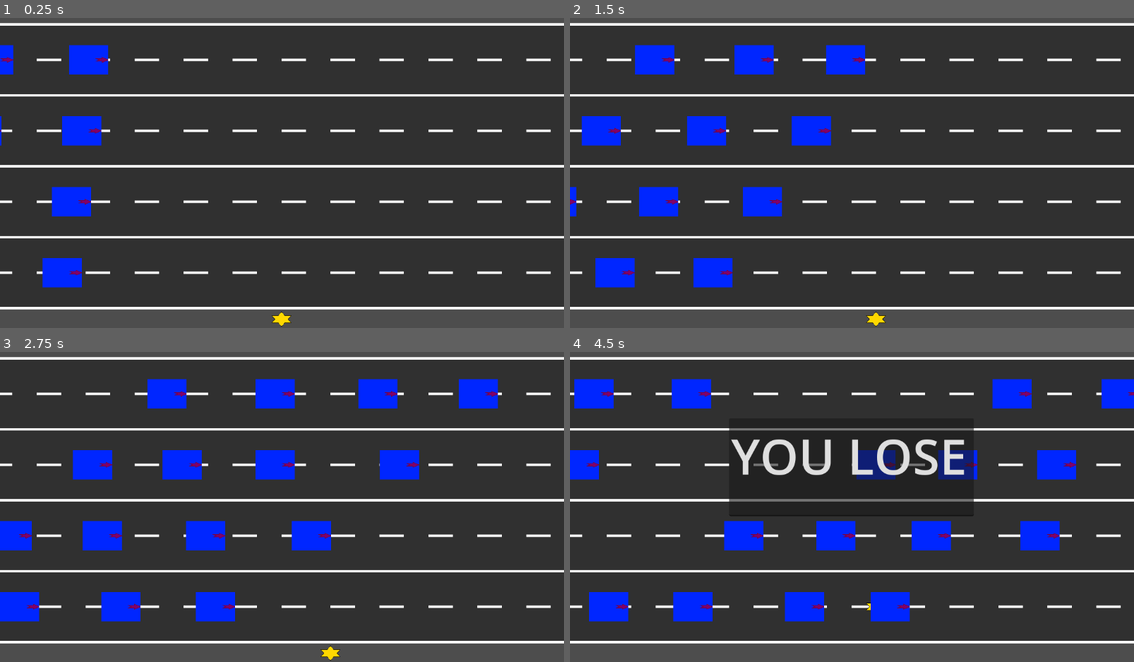
Above: before the commit, frames 1-4 (two rows, left to right).
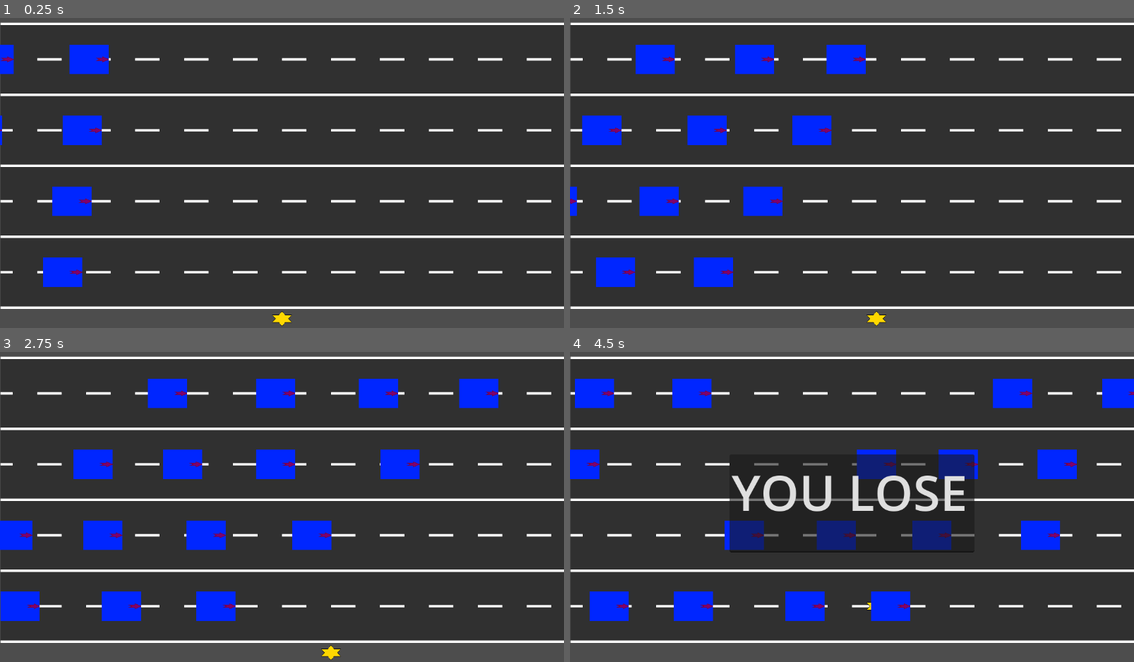
Above: after the commit, the same moments.

Repository: aduImperfect/Frogger
Game: Godot game, scene res://TSCN/frogger.tscn
The game is run twice, just before and just after one commit, with the same random seed, the same clock (stepped at 60 frames per second) and the same inputs.
Inputs:
- Up to frame 1 (0.25 s): no input
- Up to frame 2 (1.5 s): hold Right (ui_right) 0.53-1.28 s; hold Down (ui_down) from 1.28 s (still down)
- Up to frame 3 (2.75 s): release Down (ui_down) at 2.03 s; hold Right (ui_right) from 2.03 s (still down)
- Up to frame 4 (4.5 s): release Right (ui_right) at 2.78 s; hold Up (ui_up) 2.78-3.53 s; hold Left (ui_left) from 3.53 s (still down)

The runs differ from the first frame. In frame 1, 5.0% of the frame differs, in the area x 0-100%, y 1-100%; in frame 2, 5.3%; in frame 3, 5.6%; in frame 4, 11%, in the area x 0-100%, y 1-95%.

Commit message:
- Added in wood and water for the upper section. - Added in camera switching. - Updated the goal post to only trigger win condition on reaching past the water body. - Updated movement logic to function properly based on which yDepth the frog is at.

Diff:
--- a/frogger/TSCN/frogger.tscn
+++ b/frogger/TSCN/frogger.tscn
@@ -5,6 +5,7 @@
 [ext_resource type="Script" uid="uid://dfq0yffol6gaa" path="res://TSCN/player_movement.gd" id="3_vf3iu"]
 [ext_resource type="Script" uid="uid://cre4imeclc0mm" path="res://TSCN/win_condition.gd" id="4_bwvmv"]
 [ext_resource type="Script" uid="uid://cdgdo21akr5ab" path="res://TSCN/collision_mgr.gd" id="5_l2b1c"]
+[ext_resource type="Script" uid="uid://01yig7ukasbi" path="res://TSCN/woods_movement.gd" id="6_cals2"]
 
 [node name="Frogger" type="Node2D" unique_id=1073444259]
 
@@ -15,37 +16,44 @@
 script = ExtResource("2_eoaxg")
 sceneGen = NodePath("../SceneGen")
 
-[node name="PlayerMovement" type="Node2D" parent="." unique_id=1354423347 node_paths=PackedStringArray("sceneGen")]
+[node name="PlayerMovement" type="Node2D" parent="." unique_id=1354423347 node_paths=PackedStringArray("sceneGen", "camera")]
 script = ExtResource("3_vf3iu")
 sceneGen = NodePath("../SceneGen")
+camera = NodePath("../Camera2D")
 
 [node name="WinCondition" type="Node2D" parent="." unique_id=2137496660 node_paths=PackedStringArray("playerMovementNode", "youWinText")]
 script = ExtResource("4_bwvmv")
 playerMovementNode = NodePath("../PlayerMovement")
-youWinText = NodePath("../YouWinText")
-
-[node name="YouWinText" type="TextEdit" parent="." unique_id=696388038]
-z_index = -10
-custom_minimum_size = Vector2(450, 200)
-offset_left = 350.0
-offset_top = 150.0
-offset_right = 800.0
-offset_bottom = 350.0
-theme_override_font_sizes/font_size = 100
-text = "YOU WIN"
+youWinText = NodePath("../Camera2D/YouWinText")
 
 [node name="CollisionMgr" type="Node2D" parent="." unique_id=960812978 node_paths=PackedStringArray("sceneGen", "playerMovement", "youLoseText")]
 script = ExtResource("5_l2b1c")
 sceneGen = NodePath("../SceneGen")
 playerMovement = NodePath("../PlayerMovement")
-youLoseText = NodePath("../YouLoseText")
+youLoseText = NodePath("../Camera2D/YouLoseText")
 
-[node name="YouLoseText" type="TextEdit" parent="." unique_id=1444486847]
+[node name="WoodsMovement" type="Node2D" parent="." unique_id=1244145818]
+script = ExtResource("6_cals2")
+
+[node name="Camera2D" type="Camera2D" parent="." unique_id=51661920]
+position = Vector2(575, 325)
+
+[node name="YouWinText" type="TextEdit" parent="Camera2D" unique_id=696388038]
+z_index = -10
+custom_minimum_size = Vector2(450, 200)
+offset_left = -225.0
+offset_top = -100.0
+offset_right = 225.0
+offset_bottom = 100.0
+theme_override_font_sizes/font_size = 100
+text = "YOU WIN"
+
+[node name="YouLoseText" type="TextEdit" parent="Camera2D" unique_id=1444486847]
 z_index = -10
 custom_minimum_size = Vector2(500, 200)
-offset_left = 325.0
-offset_top = 150.0
-offset_right = 825.0
-offset_bottom = 350.0
+offset_left = -250.0
+offset_top = -100.0
+offset_right = 250.0
+offset_bottom = 100.0
 theme_override_font_sizes/font_size = 100
 text = "YOU LOSE"
--- a/frogger/TSCN/player_movement.gd
+++ b/frogger/TSCN/player_movement.gd
@@ -1,6 +1,7 @@
 extends Node2D
 
 @export var sceneGen : Node2D
+@export var camera : Camera2D
 
 @export var frogVertSpeed : float = 0.0
 @export var frogSpeedVertAdditive : float = 0.0
@@ -13,6 +14,12 @@
 @export var xMoveLimit : int = 0
 @export var yMoveLimit : int = 0
 
+@export var yMoveCamUpSwitchLimit : int = 0
+@export var yMoveCamDownSwitchLimit : int = 0
+
+@export var yUpCamPosX : float = 0
+@export var yDownCamPosX : float = 0
+
 @export var gameWon : bool = false
 @export var gameLost : bool = false
 
@@ -24,10 +31,13 @@
 	xPath = 0
 	yLane = -1
 	xMoveLimit = 10
-	yMoveLimit = 4
+	yMoveLimit = 10
+	yMoveCamUpSwitchLimit = 5
+	yMoveCamDownSwitchLimit = 4
 	gameWon = false
 	gameLost = false
-
+	yUpCamPosX = -395.0
+	yDownCamPosX = 325.0
 
 # Called every frame. 'delta' is the elapsed time since the previous frame.
 func _process(_delta: float) -> void:
@@ -50,32 +60,46 @@
 
 func _move_character(_movementStr : String) -> void:
 	if _movementStr == "up":
-		if yLane >= 0 && yLane < (yMoveLimit - 1):
+#------------------------
+		if yLane == (yMoveCamUpSwitchLimit - 1):
+			camera.global_position.y = yUpCamPosX
+			print("Cam Up Switch")
+#------------------------
+		if (yLane >= 0) && (yLane < (yMoveCamUpSwitchLimit - 2)):
+			sceneGen.frogNode.position.y -= frogSpeedVertAdditive
+		elif (yLane > yMoveCamUpSwitchLimit) && (yLane < yMoveLimit - 1):
 			sceneGen.frogNode.position.y -= frogSpeedVertAdditive
 		elif yLane == yMoveLimit:
-			print(sceneGen.frogNode.position)
 			return
 		sceneGen.frogNode.position.y -= frogVertSpeed
 		yLane += 1
 	elif _movementStr == "down":
+#------------------------
+		if yLane == (yMoveCamDownSwitchLimit + 1):
+			camera.global_position.y = yDownCamPosX
+			print("Cam Down Switch")
+#------------------------
 		if yLane == -1:
-			print(sceneGen.frogNode.position)
 			return
-		elif yLane > 0 && yLane <= 3:
+		elif (yLane > 0) && (yLane <= (yMoveCamDownSwitchLimit - 1)):
+			sceneGen.frogNode.position.y += frogSpeedVertAdditive
+		elif (yLane > yMoveCamDownSwitchLimit + 2) && (yLane < yMoveLimit):
 			sceneGen.frogNode.position.y += frogSpeedVertAdditive
 		sceneGen.frogNode.position.y += frogVertSpeed
 		yLane -= 1
+#------------------------
 	elif _movementStr == "left":
 		if xPath == -xMoveLimit:
-			print(sceneGen.frogNode.position)
 			return
 		sceneGen.frogNode.position.x -= frogHorizSpeed
 		xPath -= 1
 	elif _movementStr == "right":
 		if xPath == xMoveLimit:
-			print(sceneGen.frogNode.position)
 			return
 		sceneGen.frogNode.position.x += frogHorizSpeed
 		xPath += 1
+#------------------------
 
+	print(xPath)
+	print(yLane)
 	print(sceneGen.frogNode.position)
--- a/frogger/TSCN/scene_gen.gd
+++ b/frogger/TSCN/scene_gen.gd
@@ -1,8 +1,10 @@
 extends Node2D
 
 const ROAD_SCENE = preload("res://TSCN/road.tscn")
+const WATER_SCENE = preload("res://TSCN/water.tscn")
 const FROG_SCENE = preload("res://TSCN/frog.tscn")
 const VEHICLE_SCENE = preload("res://TSCN/vehicle.tscn")
+const WOOD_SCENE = preload("res://TSCN/wood.tscn")
 
 @export var frogNode : Node2D
 @export var frogXVal : float = 0.0
@@ -10,6 +12,9 @@
 
 @export var vehiclesArr : Array[Node2D] = []
 @export var vehiclesNum : int = 0
+
+@export var woodsArr : Array[Node2D] = []
+@export var woodsNum : int = 0
 
 @export var infiniteXVal : float = 0.0
 @export var infiniteYVal : float = 0.0
@@ -20,8 +25,17 @@
 @export var xRoadCount : int = 0
 @export var yRoadCount : int = 0
 
+@export var xWoodsCount : int = 0
+@export var yWoodsCount : int = 0
+
+@export var xWaterCount : int = 0
+@export var yWaterCount : int = 0
+
 @export var xBeginVal : float = 0.0
 @export var yBeginVal : float = 0.0
+
+@export var yUpperBeginVal : float = 0.0
+
 @export var xOffset : float = 0.0
 @export var yOffset : float = 0.0
 
@@ -30,20 +44,34 @@
 func _ready() -> void:
 	frogXVal = 575.0
 	frogYVal = 630.0
-	vehiclesNum = 24
+
+	vehiclesNum = 16
+	woodsNum = 16
+
 	infiniteXVal = -9999.0
 	infiniteYVal = -9999.0
+
 	xRoadCount = 6
 	yRoadCount = 4
+
 	xVehiclesCount = 4
 	yVehiclesCount = 4
+
+	xWaterCount = 6
+	yWaterCount = 4
+
+	xWoodsCount = 4
+	yWoodsCount = 4
 	xBeginVal = 100.0
 	yBeginVal = 100.0
+	yUpperBeginVal = -620.0
 	xOffset = 200.0
 	yOffset = 145.0
 	_spawn_frog()
 	_spawn_roads()
 	_spawn_vehicles()
+	_spawn_waters()
+	_spawn_woods()
 
 # Called every frame. 'delta' is the elapsed time since the previous frame.
 func _process(_delta: float) -> void:
@@ -71,6 +99,24 @@
 	for k in vehiclesNum:
 		vehicle_instance = VEHICLE_SCENE.instantiate()
 		vehicle_instance.global_position.x = infiniteXVal
-		vehicle_instance.global_position.y = infiniteXVal
+		vehicle_instance.global_position.y = infiniteYVal
 		add_child(vehicle_instance)
 		vehiclesArr.append(vehicle_instance)
+
+func _spawn_waters() -> void:
+	var water_instance
+	for j in yWaterCount:
+		for k in xWaterCount:
+			water_instance = WATER_SCENE.instantiate()
+			water_instance.global_position.x = xBeginVal + (k * xOffset)
+			water_instance.global_position.y = yUpperBeginVal + (j * yOffset)
+			add_child(water_instance)
+
+func _spawn_woods() -> void:
+	var wood_instance
+	for k in vehiclesNum:
+		wood_instance = WOOD_SCENE.instantiate()
+		wood_instance.global_position.x = infiniteXVal
+		wood_instance.global_position.y = infiniteYVal
+		add_child(wood_instance)
+		woodsArr.append(wood_instance)
--- /dev/null
+++ b/frogger/TSCN/water.tscn
@@ -0,0 +1,10 @@
+[gd_scene format=3 uid="uid://bvtnrgjgfvnm"]
+
+[ext_resource type="Texture2D" uid="uid://bcb6yt63sgnr0" path="res://Textures/Water.png" id="1_8b5g5"]
+
+[node name="Water" type="Node2D" unique_id=467562873]
+
+[node name="Water" type="Sprite2D" parent="." unique_id=21274747]
+z_index = -5
+scale = Vector2(0.25, 0.25)
+texture = ExtResource("1_8b5g5")
--- a/frogger/TSCN/win_condition.gd
+++ b/frogger/TSCN/win_condition.gd
@@ -6,7 +6,6 @@
 # Called when the node enters the scene tree for the first time.
 func _ready() -> void:
 	pass # Replace with function body.
-
 
 # Called every frame. 'delta' is the elapsed time since the previous frame.
 func _process(_delta: float) -> void:
--- /dev/null
+++ b/frogger/TSCN/wood.tscn
@@ -0,0 +1,25 @@
+[gd_scene format=3 uid="uid://dmyxeru2eov15"]
+
+[ext_resource type="Texture2D" uid="uid://bk5lmuwkjtxp8" path="res://Textures/Wood.png" id="1_xott2"]
+[ext_resource type="Script" uid="uid://b552o2b6jfok7" path="res://TSCN/vehicle_area_2d.gd" id="2_j4si5"]
+
+[sub_resource type="RectangleShape2D" id="RectangleShape2D_37647"]
+size = Vector2(150, 100)
+
+[node name="Wood" type="Node2D" unique_id=1478932586]
+
+[node name="Wood" type="Sprite2D" parent="." unique_id=2014580643]
+z_index = 5
+scale = Vector2(0.1, 0.1)
+texture = ExtResource("1_xott2")
+
+[node name="WoodArea2D" type="Area2D" parent="Wood" unique_id=591161089]
+script = ExtResource("2_j4si5")
+
+[node name="WoodCollisionShape2D" type="CollisionShape2D" parent="Wood/WoodArea2D" unique_id=1680925090]
+z_index = 15
+shape = SubResource("RectangleShape2D_37647")
+debug_color = Color(0.7490196, 0.45882353, 0, 0.69411767)
+
+[connection signal="area_entered" from="Wood/WoodArea2D" to="Wood/WoodArea2D" method="_on_area_entered"]
+[connection signal="area_exited" from="Wood/WoodArea2D" to="Wood/WoodArea2D" method="_on_area_exited"]
--- /dev/null
+++ b/frogger/TSCN/woods_movement.gd
@@ -0,0 +1,11 @@
+extends Node2D
+
+
+# Called when the node enters the scene tree for the first time.
+func _ready() -> void:
+	pass # Replace with function body.
+
+
+# Called every frame. 'delta' is the elapsed time since the previous frame.
+func _process(_delta: float) -> void:
+	pass
Not shown, added: frogger/TSCN/woods_movement.gd.uid
Binary file added: frogger/Textures/Water.png
Not shown, added: frogger/Textures/Water.png.import
Binary file added: frogger/Textures/Wood.png
Not shown, added: frogger/Textures/Wood.png.import
Not shown, changed: frogger/Textures/Frogger.pdn
